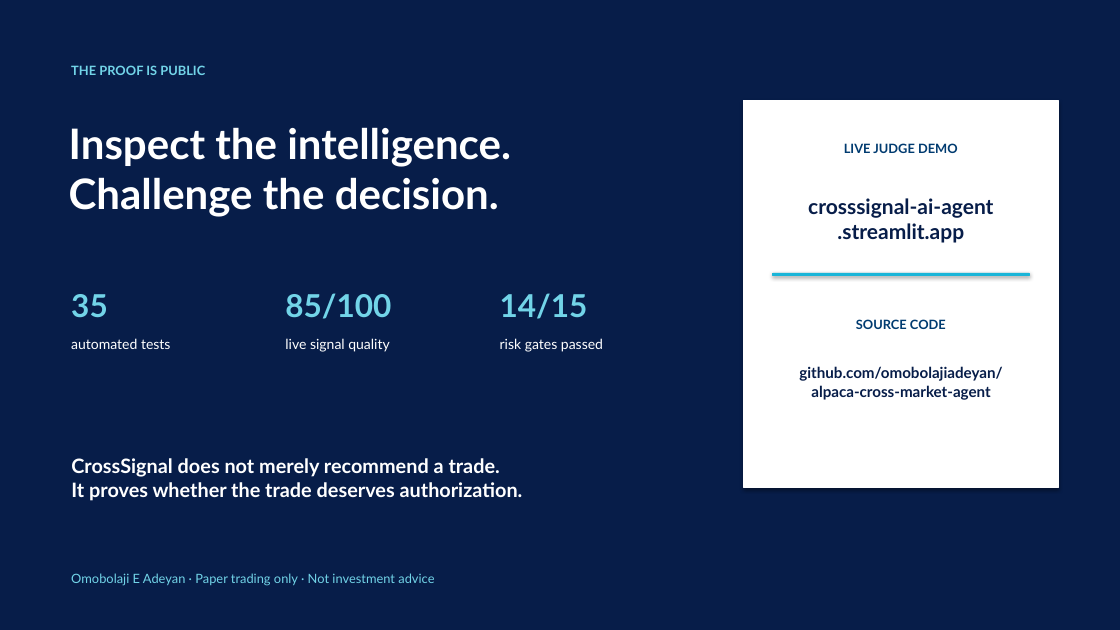
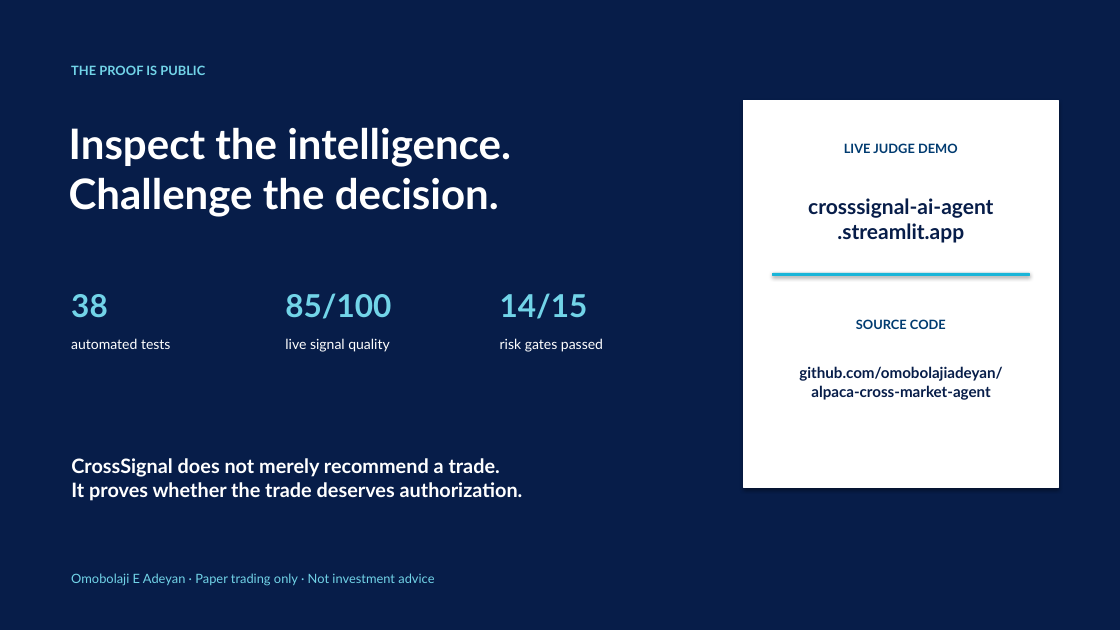
Before and after one commit to omobolajiadeyan/alpaca-cross-market-agent, a slide deck: slide 8 of submission/CrossSignal-Hackathon-Pitch-Final.pptx. Drawn at 1120x630 pixels with LibreOffice and Linux fonts; fonts in the diff are those of the drawing. Boxes give left, top, right and bottom in pixels: in the first picture for what was removed or moved away, otherwise in the second. Text is boxed around its words. In the diff, an @@ line names an element or a change of style, - is before the commit and + after.

```diff
--- a/submission/CrossSignal-Hackathon-Pitch-Final.pptx
+++ b/submission/CrossSignal-Hackathon-Pitch-Final.pptx
@@ text at <box>71,294,108,318</box>: text changed @@
-35
+38
```
Also in this commit, not shown: 14 other files.
